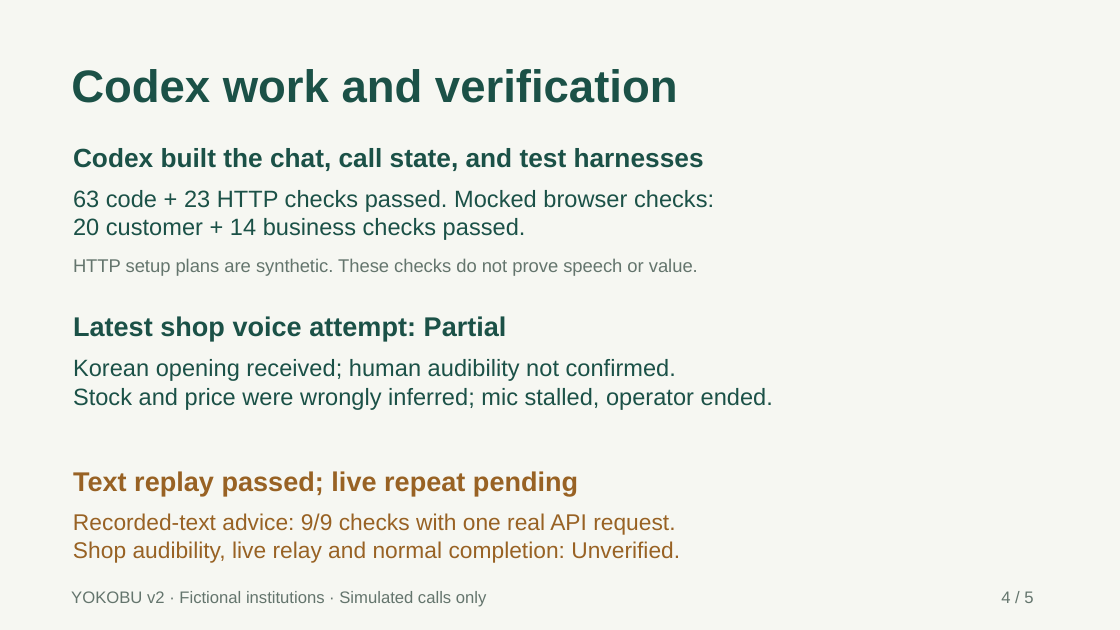
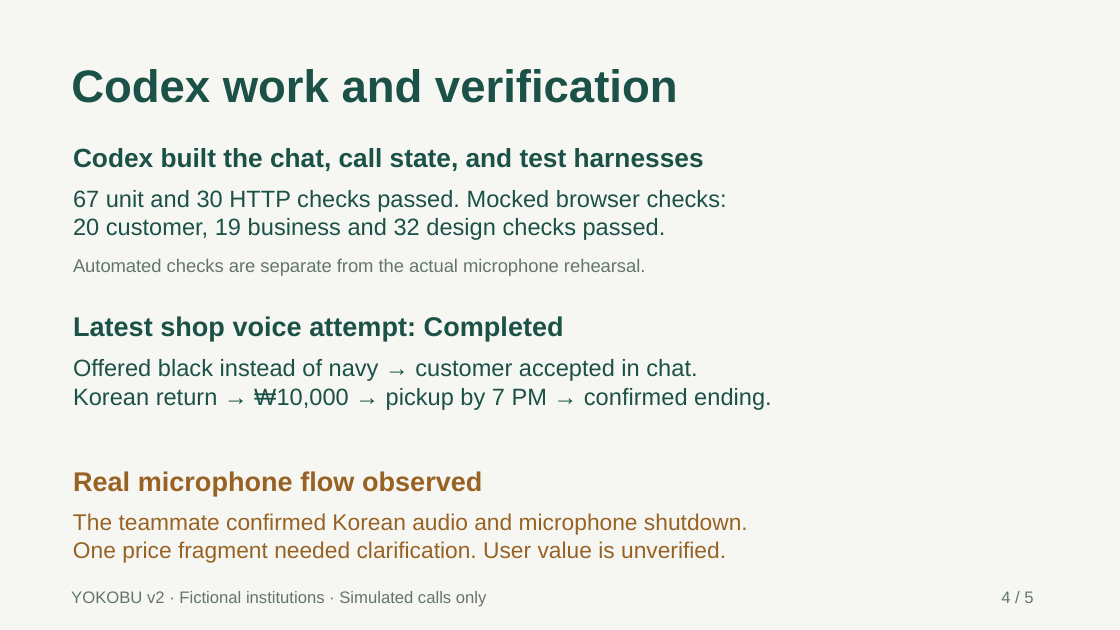
Before and after one commit to yeriqqen/kakao-ai-ralphthon-2026, a slide deck: slide 4 of submission/v2/slides.pptx. Drawn at 1120x630 pixels with LibreOffice and Linux fonts; fonts in the diff are those of the drawing. Boxes give left, top, right and bottom in pixels: in the first picture for what was removed or moved away, otherwise in the second. Text is boxed around its words. In the diff, an @@ line names an element or a change of style, - is before the commit and + after.

Commit message:
Record successful live shop flow and refresh submission artifacts

```diff
--- a/submission/v2/slides.pptx
+++ b/submission/v2/slides.pptx
@@ text at bbox=[73, 190, 727, 240]: text changed @@
-63 code + 23 HTTP checks passed. Mocked browser checks:
-20 customer + 14 business checks passed.
+67 unit and 30 HTTP checks passed. Mocked browser checks:
+20 customer, 19 business and 32 design checks passed.
@@ text at bbox=[73, 258, 646, 276]: text changed @@
-HTTP setup plans are synthetic. These checks do not prove speech or value.
+Automated checks are separate from the actual microphone rehearsal.
@@ text at bbox=[73, 316, 564, 341]: text changed @@
-Latest shop voice attempt: Partial
+Latest shop voice attempt: Completed
@@ text at bbox=[73, 359, 772, 410]: text changed @@
-Korean opening received; human audibility not confirmed.
-Stock and price were wrongly inferred; mic stalled, operator ended.
+Offered black instead of navy → customer accepted in chat.
+Korean return → ₩10,000 → pickup by 7 PM → confirmed ending.
@@ text at bbox=[73, 471, 482, 496]: text changed @@
-Text replay passed; live repeat pending
+Real microphone flow observed
@@ text at bbox=[73, 513, 748, 563]: text changed @@
-Recorded-text advice: 9/9 checks with one real API request.
-Shop audibility, live relay and normal completion: Unverified.
+The teammate confirmed Korean audio and microphone shutdown.
+One price fragment needed clarification. User value is unverified.
```
Also in this commit, not shown: 1 other slide changed, 17 other files.
